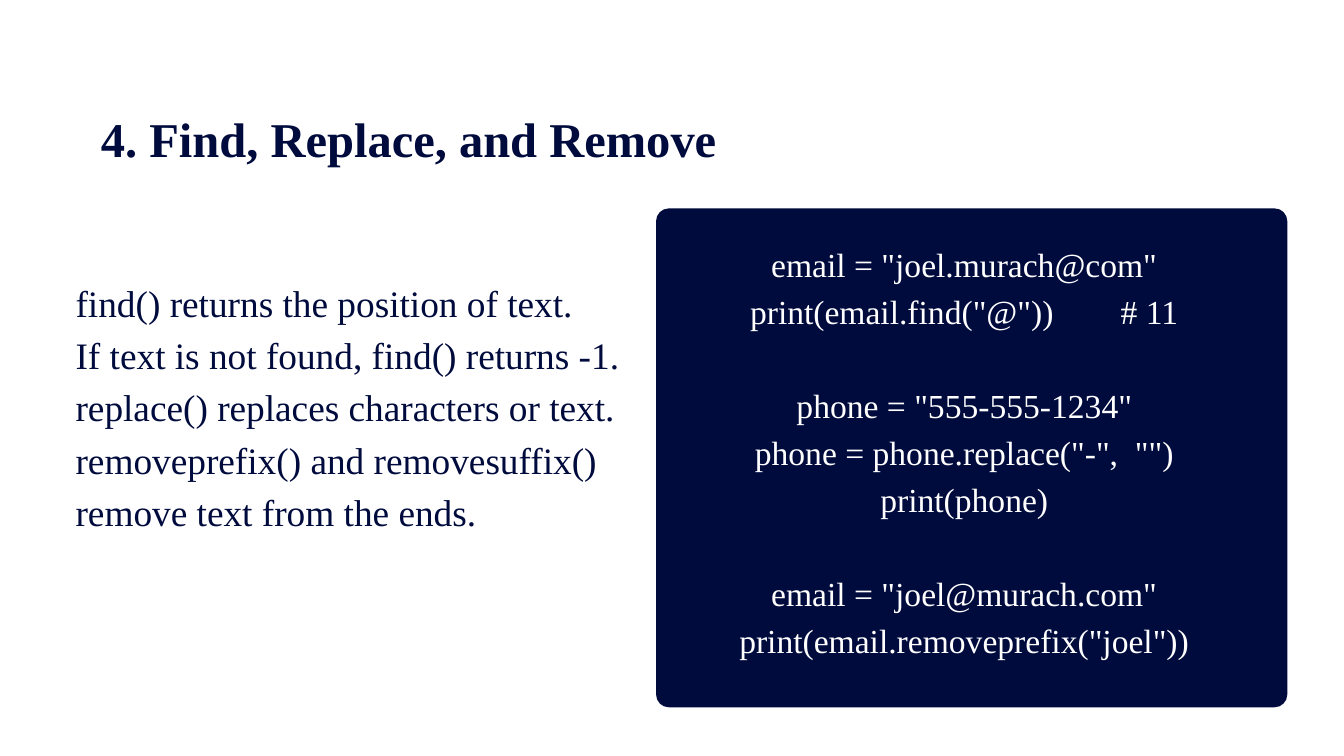
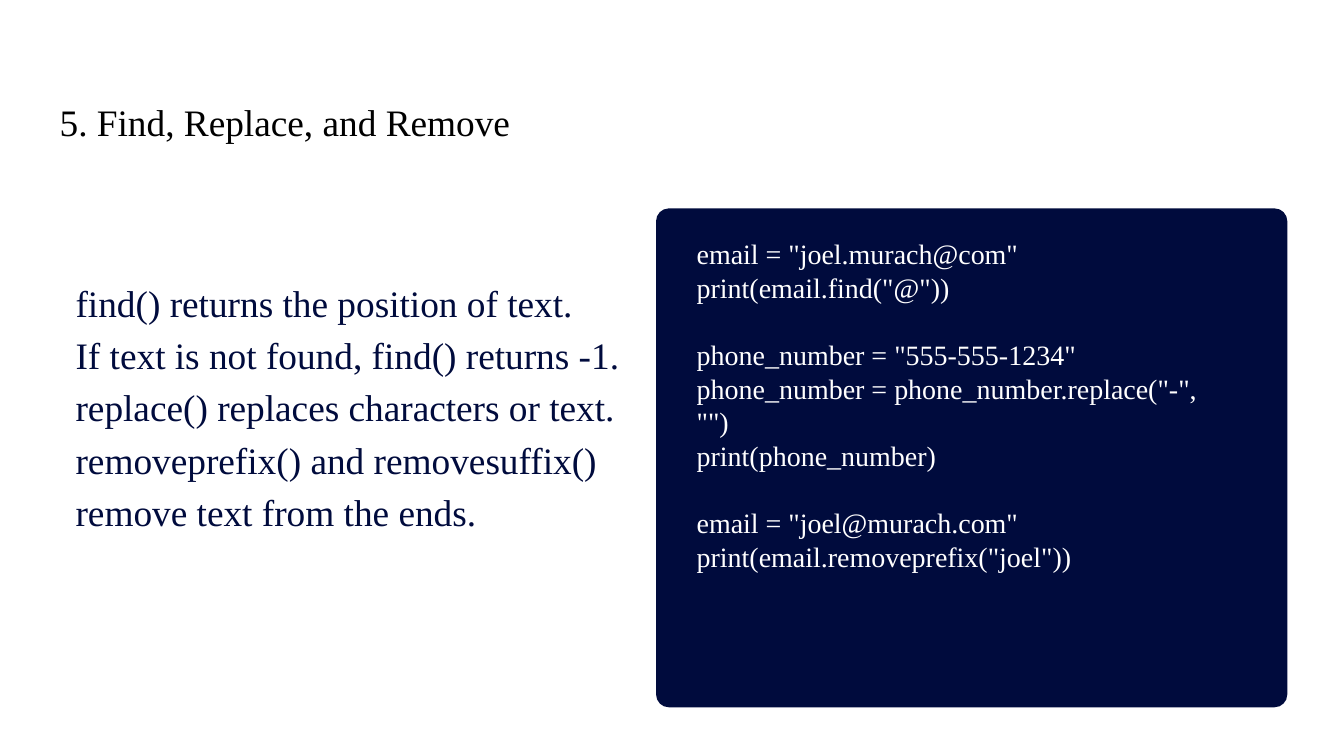
Before and after one commit to Wendy-Chen56/murachs_python_section_2, a slide deck: slide 6 of slides/chapter_10_How_to_Work_with_Strings.pptx (slide 5 before the commit). Drawn at 1344x756 pixels with LibreOffice and Linux fonts; fonts in the diff are those of the drawing. Boxes give left, top, right and bottom in pixels: in the first picture for what was removed or moved away, otherwise in the second. Text is boxed around its words. In the diff, an @@ line names an element or a change of style, - is before the commit and + after.

```diff
--- a/slides/chapter_10_How_to_Work_with_Strings.pptx
+++ b/slides/chapter_10_How_to_Work_with_Strings.pptx
@@ text at [60,110,510,143]: text changed; size 52 to 40 pt; text colour #000B3D to #000000; bold off @@
-  4. Find, Replace, and Remove
+5. Find, Replace, and Remove
@@ text at [697,244,1072,572]: size 36 to 30 pt in "email = "joel.murach@com"", "email = "joel@murach.com"", "print(email.removeprefix("joel"))"; alignment centre to left; line spacing 50.4pt to 1 @@
@@ text at [697,278,1196,471]: text changed; size 36 to 30 pt @@
-print(email.find("@")) # 11
-phone = "555-555-1234"
-phone = phone.replace("-", "")
-print(phone)
+print(email.find("@"))
+phone_number = "555-555-1234"
+phone_number = phone_number.replace("-", "")
+print(phone_number)
```
Also in this commit, not shown: 6 other slides changed, 2 slides added, 1 other file.
